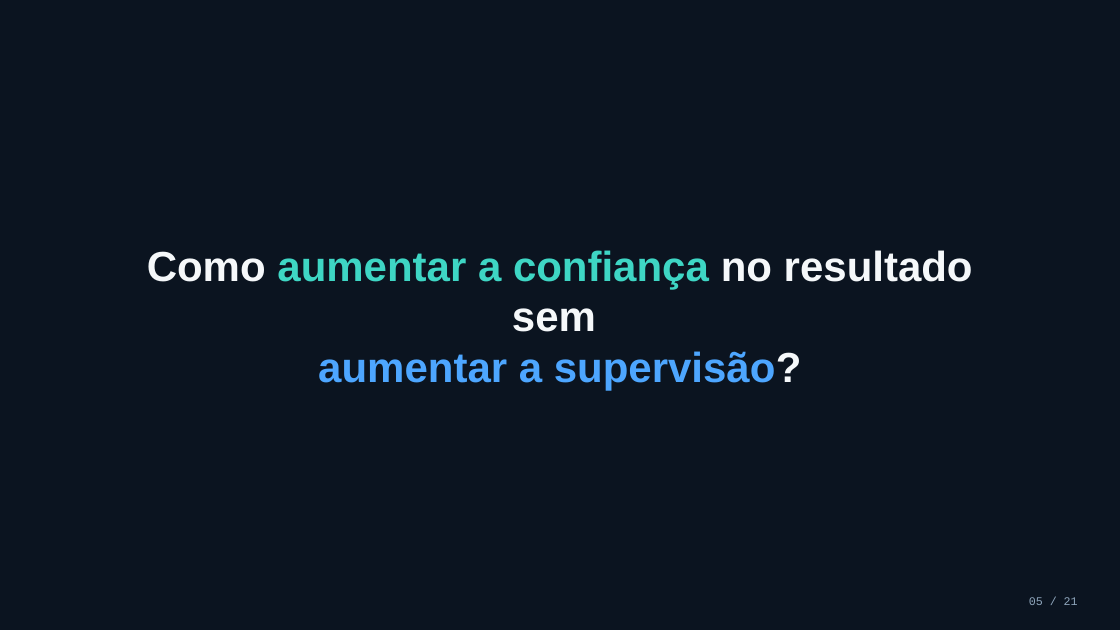
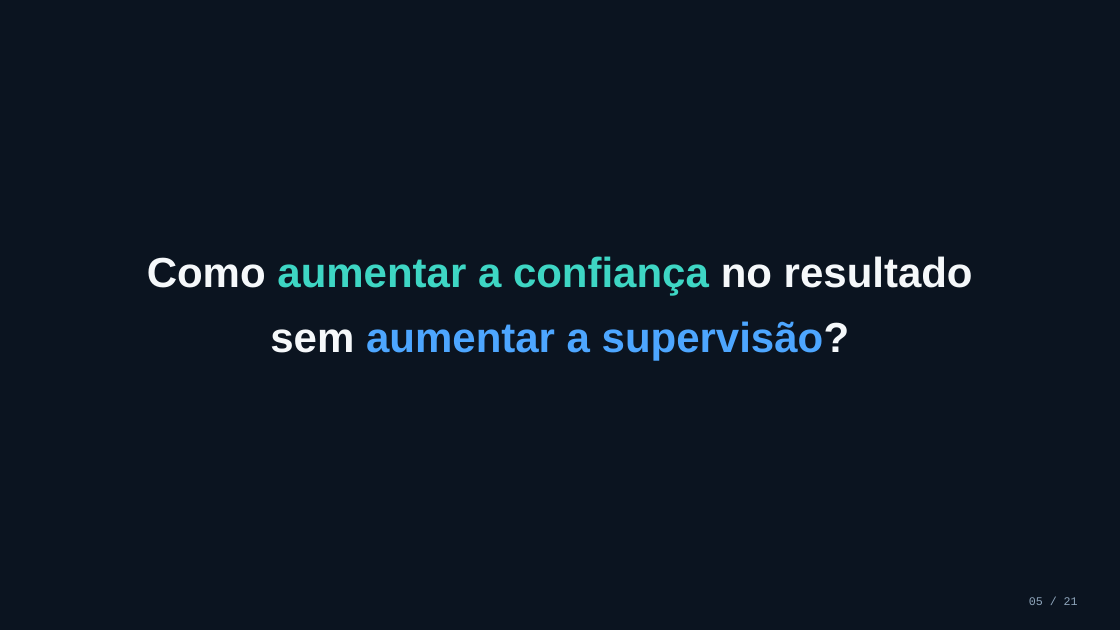
Before and after one commit to renanloureiroo/apresentacao-workflow-ia, a slide deck: slide 5 of slides/talk-sdd.pptx. Drawn at 1120x630 pixels with LibreOffice and Linux fonts; fonts in the diff are those of the drawing. Boxes give left, top, right and bottom in pixels: in the first picture for what was removed or moved away, otherwise in the second. Text is boxed around its words. In the diff, an @@ line names an element or a change of style, - is before the commit and + after.

Commit message:
chore: ajusta apresentação

```diff
--- a/slides/talk-sdd.pptx
+++ b/slides/talk-sdd.pptx
@@ text added at box(270, 321, 850, 360), 36 pt, text #4DA6FF, bold @@
+sem aumentar a supervisão?
@@ text at box(318, 308, 802, 390): paragraphs removed @@
-sem
-aumentar a supervisão?
```
Also in this commit, not shown: 2 other files.
